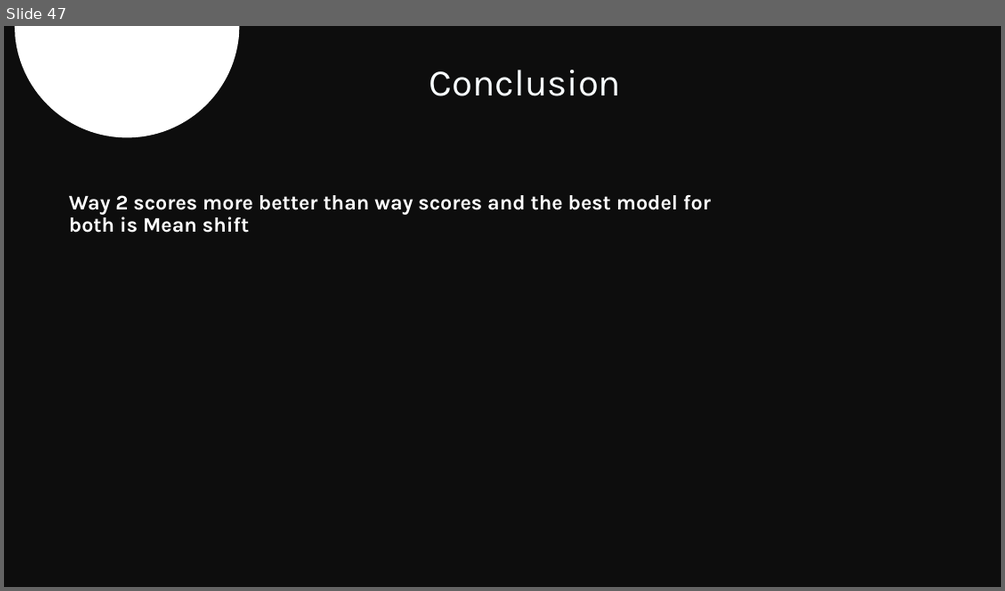
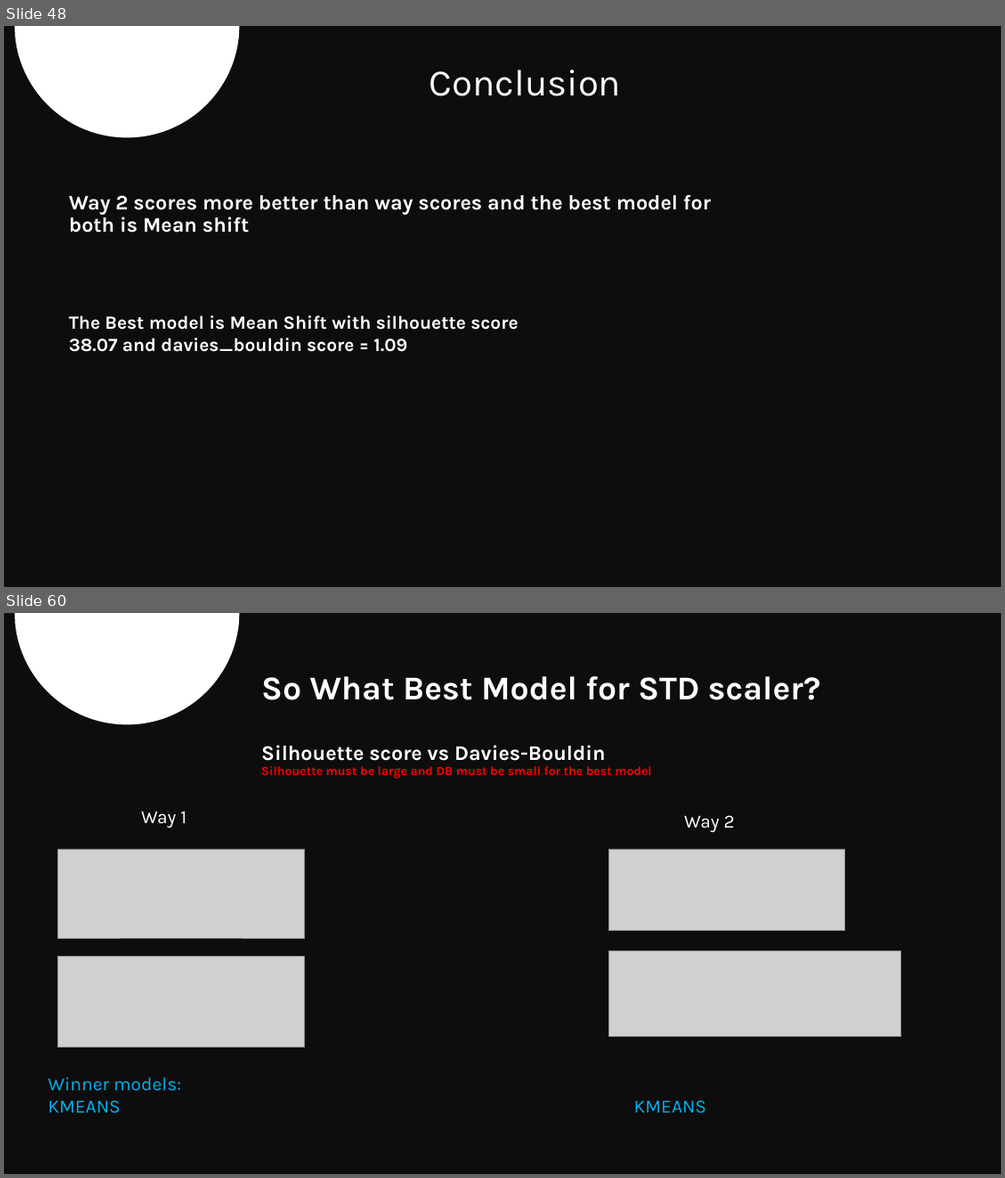
Before and after one commit to Reema-Khaseeb/clustering-credit-card-customer-segmentation, a slide deck: presentation/Credit Card Clustering.pptx. Shown one above the other, each under a label of ours: slide 47 before the commit, slides 48 and 60 after it; the slides between them are not shown. The pictures are 1005x591 and 1005x1178 pixels, drawn with LibreOffice and Linux fonts; fonts in the diff are those of the drawing; grey boxes stand for pictures. Boxes give left, top, right and bottom in pixels: in the first picture for what was removed or moved away, otherwise in the second. Text is boxed around its words. In the diff, an @@ line names an element or a change of style, - is before the commit and + after.

```diff
--- a/presentation/Credit Card Clustering.pptx
+++ b/presentation/Credit Card Clustering.pptx
@@ slide 60 added at (x1=4, y1=613, x2=1001, y2=1174), background #0D0D0D; not listed: 1 template element that a slide beside it also shows @@
@@ text added at (x1=261, y1=676, x2=820, y2=779), 12 pt, text #FFFFFF, bold @@
+So What Best Model for STD scaler?
+Silhouette score vs Davies-Bouldin
+Silhouette must be large and DB must be small for the best model
@@ text added at (x1=141, y1=811, x2=186, y2=827), 18 pt, text #FFFFFF @@
+Way 1
@@ text added at (x1=684, y1=815, x2=735, y2=832), 18 pt, text #FFFFFF @@
+Way 2
@@ picture added at (x1=57, y1=849, x2=304, y2=938) @@
@@ picture added at (x1=608, y1=849, x2=844, y2=930) @@
@@ picture added at (x1=57, y1=956, x2=304, y2=1047) @@
@@ picture added at (x1=608, y1=951, x2=900, y2=1036) @@
@@ text added at (x1=48, y1=1077, x2=706, y2=1113), 18 pt, text #00B0F0 @@
+Winner models:
+KMEANS KMEANS
@@ what was slide 47 is now slide 48 @@
@@ slide 48 changed as well @@
@@ text added at (x1=69, y1=315, x2=518, y2=352), 18 pt, text #FFFFFF, bold @@
+The Best model is Mean Shift with silhouette score 38.07 and davies_bouldin score = 1.09
```
Also in this commit, not shown: 9 other slides changed, 14 other slides added.
